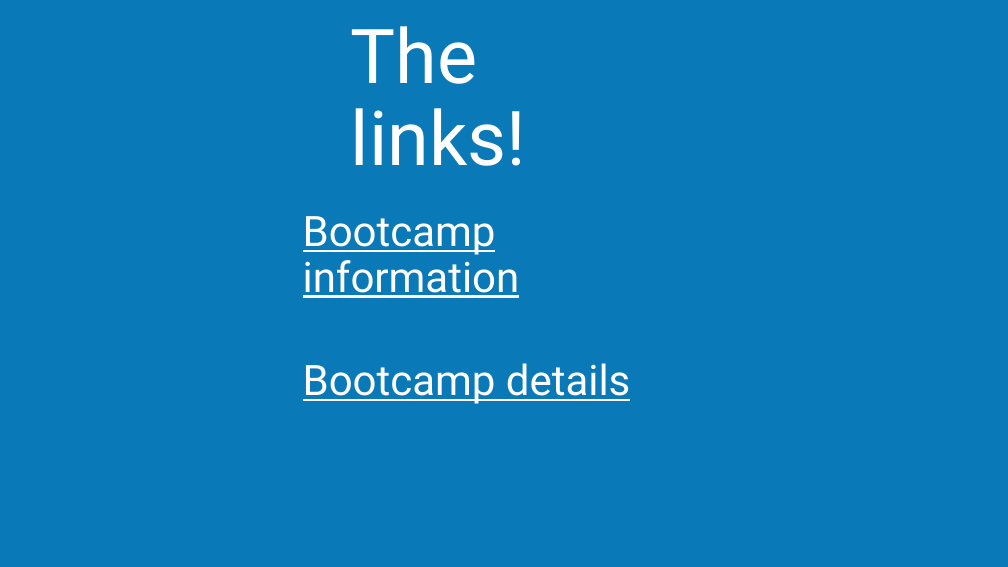
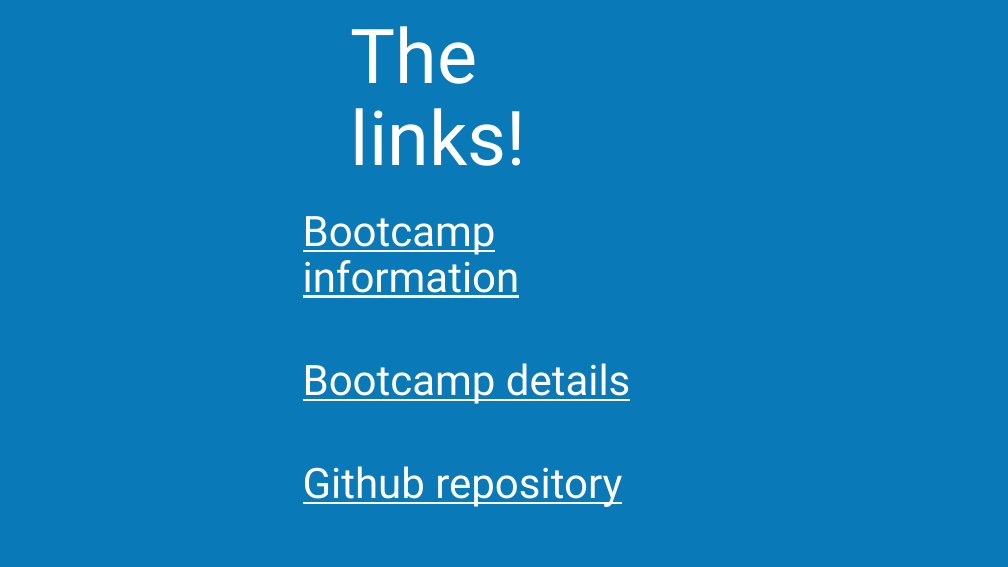
Before and after one commit to idemdev/Azure-Boot-Camp, a slide deck: slide 11 of Welcome slides/GAB2017-Welcome Slides.pptx. Drawn at 1008x567 pixels with LibreOffice and Linux fonts; fonts in the diff are those of the drawing. Boxes give left, top, right and bottom in pixels: in the first picture for what was removed or moved away, otherwise in the second. Text is boxed around its words. In the diff, an @@ line names an element or a change of style, - is before the commit and + after.

Commit message:
More info

```diff
--- a/Welcome slides/GAB2017-Welcome Slides.pptx
+++ b/Welcome slides/GAB2017-Welcome Slides.pptx
@@ text at <box>303,466,622,507</box>: paragraph added @@
+Github repository
```
